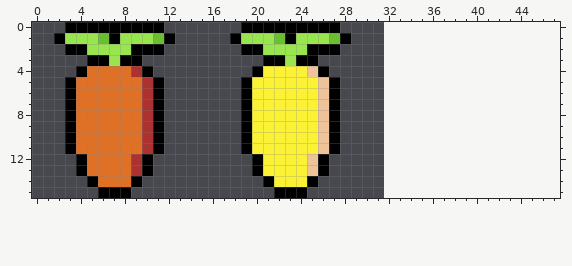
Edited in one commit: pixel-art file (src/entity/carrot/carrot.aseprite). Above is the file before it was changed.
32x16 pixels, 1 frame. The old version is drawn lined up with the new one, on the new canvas.
Now the later version:
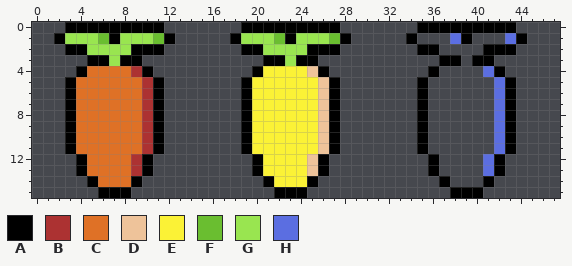
Palette (. is transparent): A #000000  B #ac3232  C #df7126  D #eec39a  E #fbf236  F #6abe30  G #99e550  H #5b6ee1
Diff:
canvas 32x16 -> 48x16
The edit adds colour A in row 0 at x 35 to 43; in row 1 at x 34, 39 and 44; in row 2 at x 35 to 36 and 41 to 43; in row 3 at x 37 to 38 and 40 to 41; in row 4 at x 36 and 42; in rows 5 to 11 at x 35 and 43.
The edit adds colour A in rows 12 to 13 at x 36 and 42; in row 14 at x 37 and 41; in row 15 at x 38 to 40.
The edit adds colour H in row 1 at x 38 and 43; in row 4 at x 41; in rows 5 to 11 at x 42; in rows 12 to 13 at x 41.
Pixel boxes of the changes (left, top, right, bottom) in both pictures:
added: (406, 22, 527, 198)
